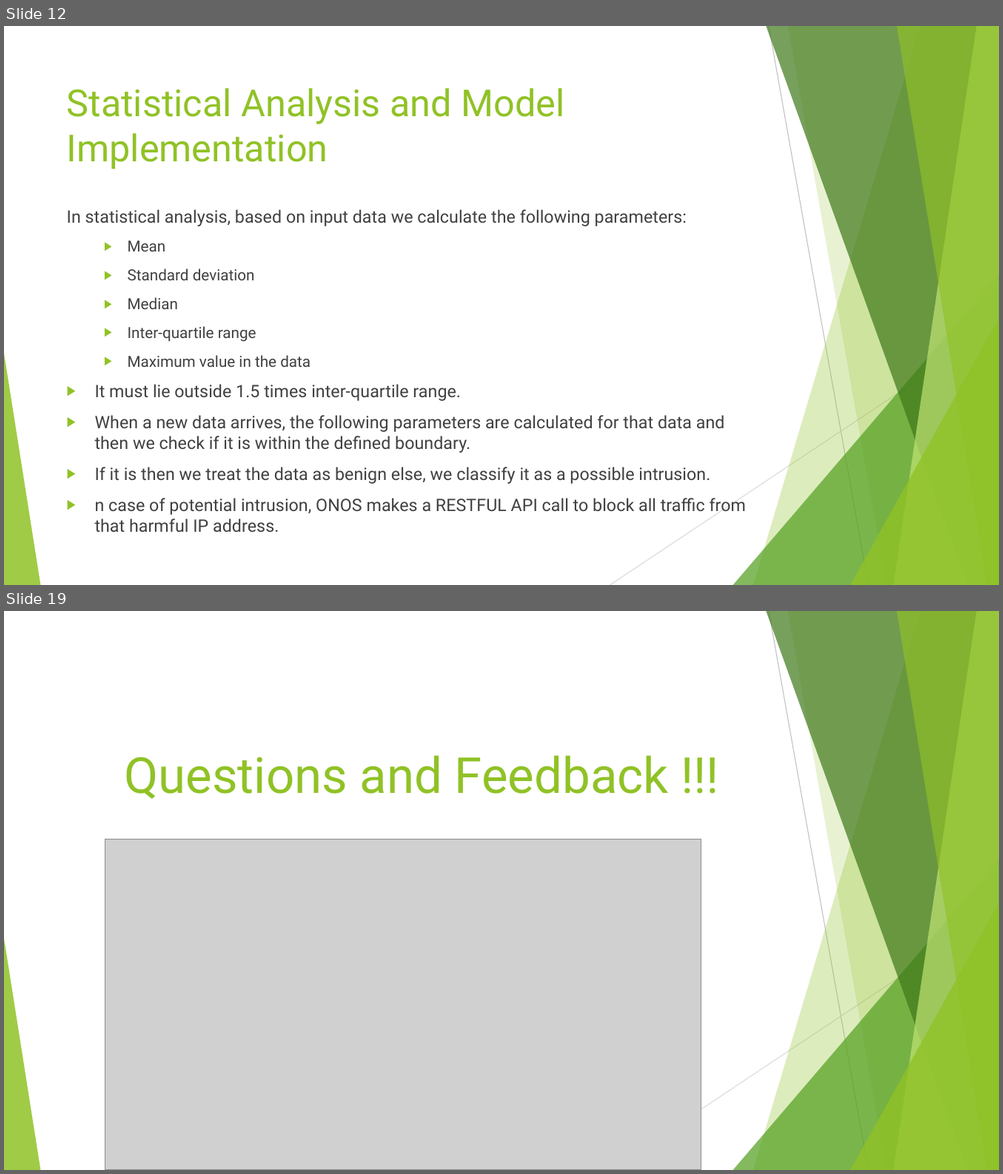
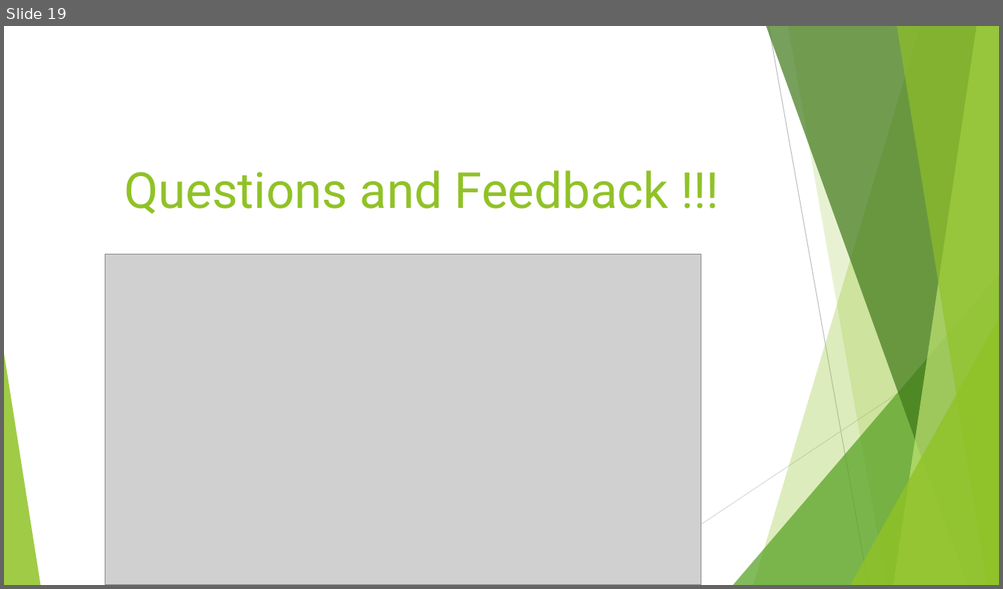
Before and after one commit to blynotes/CS6301_SDN, a slide deck: project_ppt.pptx. Shown one above the other, each under a label of ours: slides 12 and 19 before the commit, slide 19 after it; the slides between them are not shown. The pictures are 1003x1174 and 1003x589 pixels, drawn with LibreOffice and Linux fonts; fonts in the diff are those of the drawing; grey boxes stand for pictures. Boxes give left, top, right and bottom in pixels: in the first picture for what was removed or moved away, otherwise in the second. Text is boxed around its words. In the diff, an @@ line names an element or a change of style, - is before the commit and + after.

```diff
--- a/project_ppt.pptx
+++ b/project_ppt.pptx
@@ slide 12 removed at (4,26,999,585), background #FFFFFF; not listed: 10 template elements that a slide beside it also shows @@
@@ title removed at (67,88,564,170) @@
-Statistical Analysis and Model Implementation
@@ text removed at (67,210,745,532) @@
-In statistical analysis, based on input data we calculate the following parameters:
-  ▶ Mean
-  ▶ Standard deviation
-  ▶ Median
-  ▶ Inter-quartile range
-  ▶ Maximum value in the data
-▶ It must lie outside 1.5 times inter-quartile range.
-▶ When a new data arrives, the following parameters are calculated for that data and then we check if it is within the defined boundary.
-▶ If it is then we treat the data as benign else, we classify it as a possible intrusion.
-▶ n case of potential intrusion, ONOS makes a RESTFUL API call to block all traffic from that harmful IP address.
```
Also in this commit, not shown: 7 slides changed, 16 slides added, 10 other slides removed.
